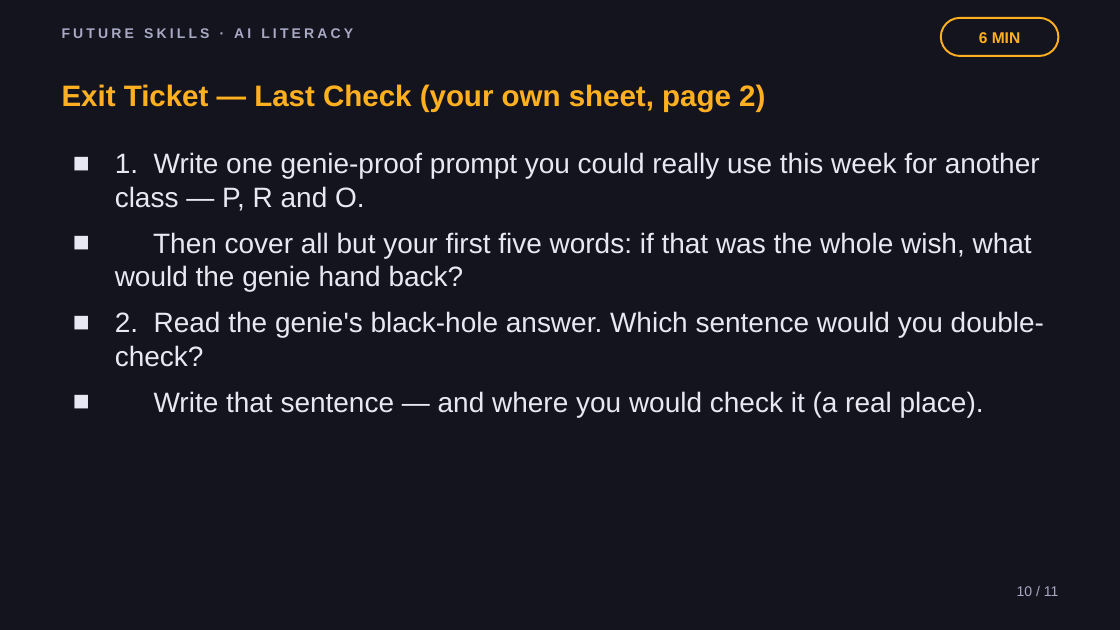
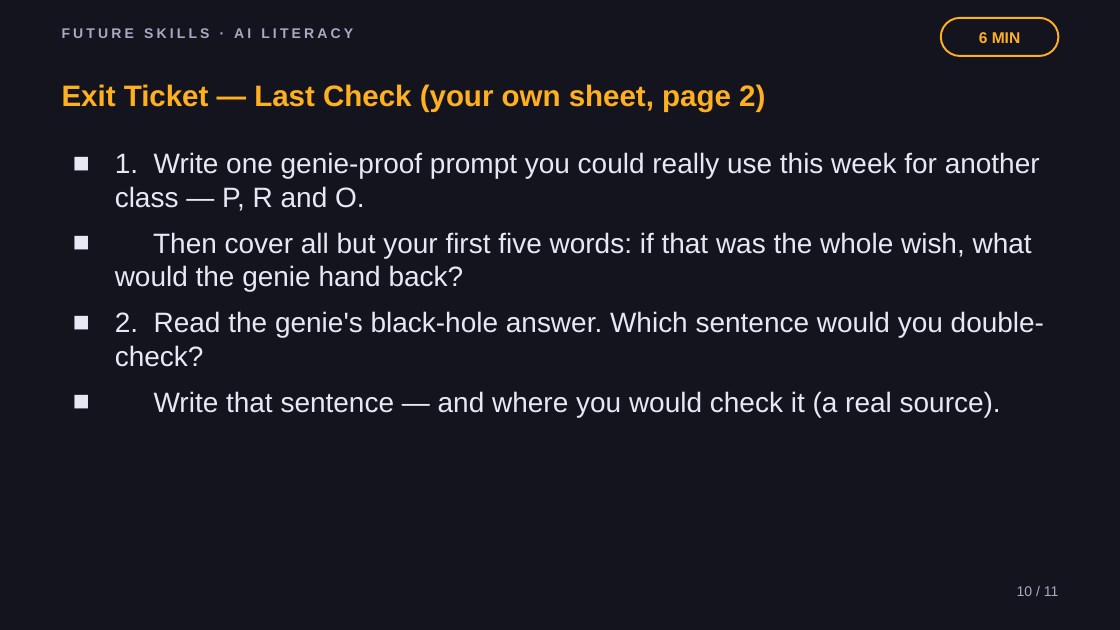
Before and after one commit to phiunit/tptphi, a slide deck: slide 10 of products/ai-prompting-101/dist/How to Talk to AI - Slides.pptx. Drawn at 1120x630 pixels with LibreOffice and Linux fonts; fonts in the diff are those of the drawing. Boxes give left, top, right and bottom in pixels: in the first picture for what was removed or moved away, otherwise in the second. Text is boxed around its words. In the diff, an @@ line names an element or a change of style, - is before the commit and + after.

```diff
--- a/products/ai-prompting-101/dist/How to Talk to AI - Slides.pptx
+++ b/products/ai-prompting-101/dist/How to Talk to AI - Slides.pptx
@@ text at box(154, 391, 1001, 417): text changed @@
-■ Write that sentence — and where you would check it (a real place).
+■ Write that sentence — and where you would check it (a real source).
```
Also in this commit, not shown: 37 other files.
